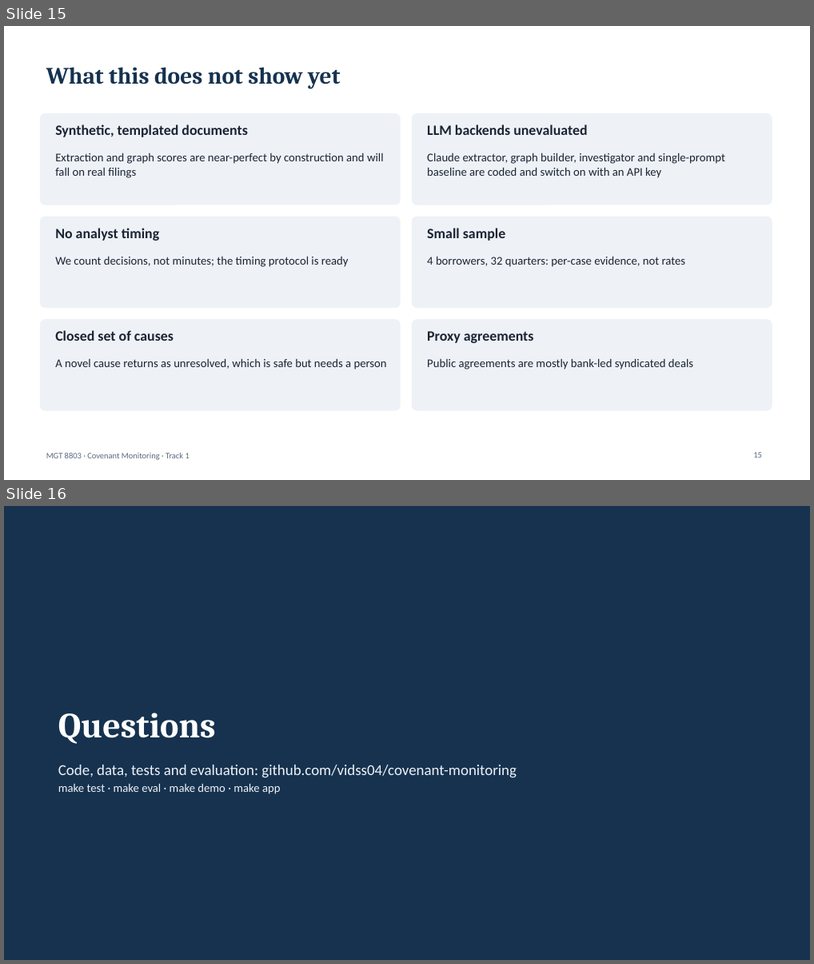
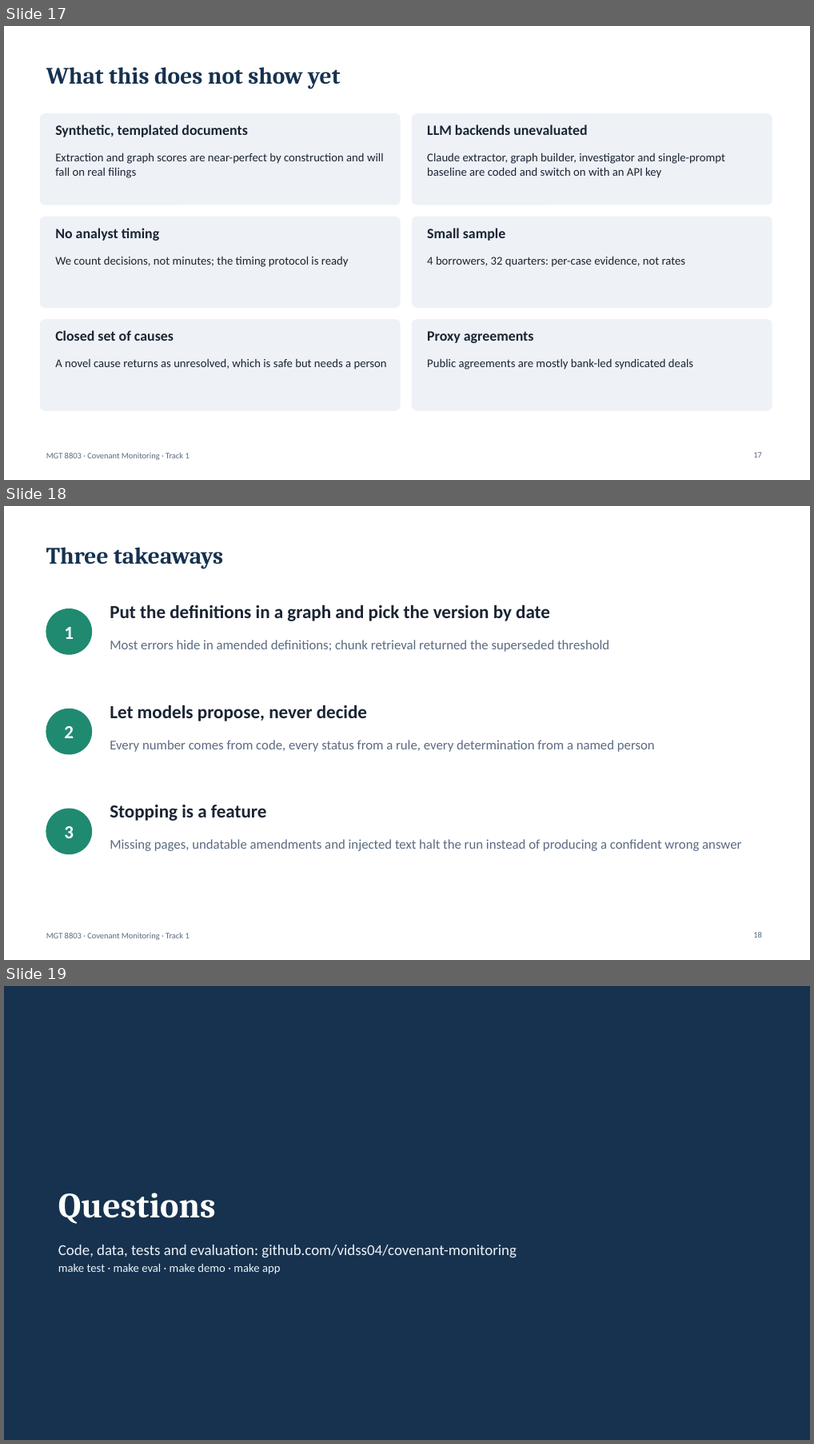
Before and after one commit to vidss04/covenant-monitoring, a slide deck: report/MGT8803_Final_Presentation_Covenant_Monitoring.pptx. Shown one above the other, each under a label of ours: slides 15 and 16 before the commit, slides 17, 18 and 19 after it. The pictures are 814x964 and 814x1444 pixels, drawn with LibreOffice and Linux fonts; fonts in the diff are those of the drawing. Boxes give left, top, right and bottom in pixels: in the first picture for what was removed or moved away, otherwise in the second. Text is boxed around its words. In the diff, an @@ line names an element or a change of style, - is before the commit and + after.

```diff
--- a/report/MGT8803_Final_Presentation_Covenant_Monitoring.pptx
+++ b/report/MGT8803_Final_Presentation_Covenant_Monitoring.pptx
@@ slide 18 added at [4, 506, 810, 960], background #FFFFFF; not listed: 1 template element that a slide beside it also shows @@
@@ title added at [46, 547, 223, 568], 28 pt, text #16324F, bold @@
+Three takeaways
@@ ellipse added at [46, 609, 92, 654], fill #1F8A70, outline #1F8A70 1 pt @@
@@ text added at [110, 604, 550, 621], 22 pt, text #1B2433, bold @@
+Put the definitions in a graph and pick the version by date
@@ text added at [64, 627, 74, 639], 22 pt, text #FFFFFF, bold @@
+1
@@ text added at [110, 640, 610, 652], 16 pt, text #5B6B82 @@
+Most errors hide in amended definitions; chunk retrieval returned the superseded threshold
@@ ellipse added at [46, 708, 92, 754], fill #1F8A70, outline #1F8A70 1 pt @@
@@ text added at [110, 704, 367, 721], 22 pt, text #1B2433, bold @@
+Let models propose, never decide
@@ text added at [64, 726, 74, 738], 22 pt, text #FFFFFF, bold @@
+2
@@ text added at [110, 740, 655, 752], 16 pt, text #5B6B82 @@
+Every number comes from code, every status from a rule, every determination from a named person
@@ ellipse added at [46, 808, 92, 854], fill #1F8A70, outline #1F8A70 1 pt @@
@@ text added at [110, 804, 267, 820], 22 pt, text #1B2433, bold @@
+Stopping is a feature
@@ text added at [64, 826, 74, 838], 22 pt, text #FFFFFF, bold @@
+3
@@ text added at [110, 839, 742, 851], 16 pt, text #5B6B82 @@
+Missing pages, undatable amendments and injected text halt the run instead of producing a confident wrong answer
@@ page number added at [754, 932, 762, 937], 10 pt, text #5B6B82 @@
+18
@@ what was slide 15 is now slide 17 @@
@@ page number at [754, 452, 762, 457]: text changed @@
-15
+17
@@ what was slide 16 is now slide 19 @@
```
Also in this commit, not shown: 3 slides changed, 2 other slides added, 8 other files.
